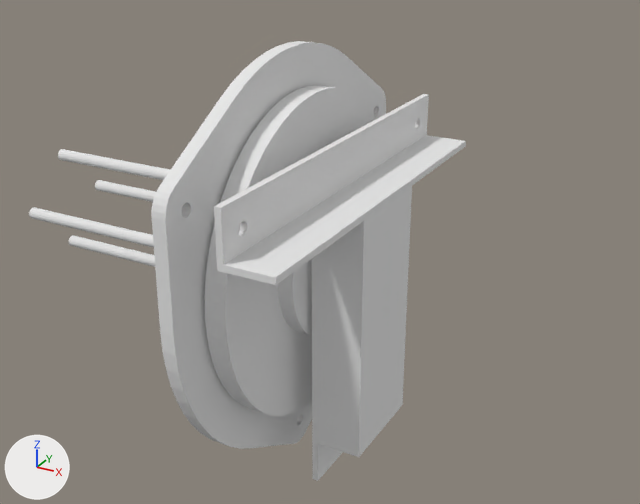
Renders of the OBJ model public/wind-turbine.obj from each side of a commit.
Camera for both pictures: a 50 mm camera at (398.0, -668.0, 337.0) aimed at (26.0, 8.0, -1.0). Every picture has the same lights, and +X, +Y and +Z are marked at lower left. Where no turn or scale is listed for an object, it has been applied to the vertices. Vertices at the same position are counted once.

Names of what the first picture shows: 'Alternator', 'Frame', 'Hub', 'Threads'.
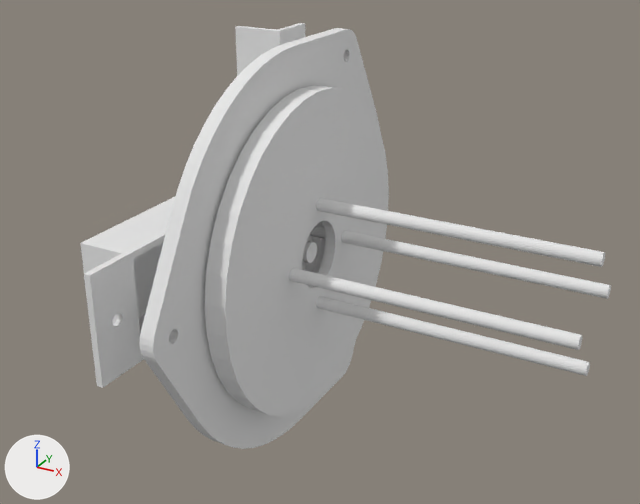
The edits, one by one:
me_alternator is used by ob_alternator; location (0.0, 0.0, 0.0).
me_alternator had 1518 vertices, 3488 faces and spanned x -30.0..30.0, y -192.0..192.0, z -217.0..192.0.
me_alternator now has 1274 vertices, 2896 faces and spans x -30.0..30.0, y -217.0..192.0, z -192.0..192.0.
me_alternator part 1: the loose piece of 342 vertices spanning x -6.0..6.0, y -192.0..192.0, z -217.0..192.0 is rebuilt with 342 vertices and now spans x -6.0..6.0, y -217.0..192.0, z -192.0..192.0.
me_alternator part 2: 172 vertices moved from x -30.0..30.0, y -154.0..154.0, z -154.0..154.0 to x -30.0..30.0, y -154.0..154.0, z -153.0..153.0; 546 vertices removed from x -30.0..30.0, y -155.0..155.0, z -154.0..154.0; 302 vertices added at x -30.0..30.0, y -154.0..154.0, z -153.0..153.0.
me_frame is used by ob_frame; location (0.0, 0.0, 0.0).
me_frame had 196 vertices, 404 faces and spanned x 50.0..100.0, y -190.0..190.0, z -218.0..115.0.
me_frame now has 196 vertices, 404 faces and spans x -100.0..-50.0, y -218.0..115.0, z -190.0..190.0.
me_frame part 3: the loose piece of 80 vertices spanning x 50.0..100.0, y -50.0..50.0, z -218.0..65.0 is multiplied about the mesh origin by the matrix ((-1.0, 0.0, 0.0), (0.0, 0.0, 1.0), (0.0, 1.0, 0.0)).
me_frame part 4: 116 of 196 vertices moved; they spanned x 50.0..100.0, y -190.0..190.0, z 65.0..115.0 and now span x -100.0..-50.0, y 65.0..115.0, z -190.0..190.0; mean shift (-108.0, 89.0, -89.0); largest move (56.0, -190.0, 115.0) -> (-56.0, 115.0, -190.0).
me_hub is used by ob_hub; location (0.0, 0.0, 0.0).
me_hub had 1561 vertices, 3150 faces and spanned x -22.0..92.0, y -75.0..75.0, z -75.0..75.0.
me_hub now has 1461 vertices, 2950 faces and spans x -92.0..22.0, y -75.0..75.0, z -75.0..75.0.
me_hub part 5: a new loose piece of 927 vertices spanning x -92.0..22.0, y -44.0..44.0, z -44.0..44.0, in mat_color_cccccc (white #e7e7e7).
me_hub part 6: 12 vertices moved within x 0.0, y -24.0..29.0, z -28.0..28.0; 622 vertices removed from x 0.0..74.0, y -75.0..75.0, z -75.0..75.0; 522 vertices added at x -74.0..0.0, y -75.0..75.0, z -75.0..75.0.
me_threads has 208 vertices, 400 faces and spans x -286.0..44.0, y -56.0..56.0, z -56.0..56.0.
me_threads is used by ob_threads; location (0.0, 0.0, 0.0).
me_threads part 7: the whole mesh is multiplied about the mesh origin by the matrix ((-1.0, 0.0, 0.0), (0.0, 0.0, 1.0), (0.0, 1.0, 0.0)).

Where the change shows, as pixel boxes (x1, y1, x2, y2) in the pictures (640 x 504 px; the box of a moved part takes in the faces that stretch with it):
'Alternator', reshaped (6% wider)
    before: (152, 41, 386, 449)
    after: (140, 28, 389, 449)
'Frame', reshaped (11% narrower)
    before: (214, 94, 466, 481)
    after: (80, 23, 305, 388)
'Threads', reshaped
    before: (29, 149, 310, 284)
    after: (289, 198, 611, 376)
part 1 of me_alternator, rebuilt
    before: (152, 41, 386, 449)
    after: (140, 28, 381, 449)
part 2 of me_alternator, moved or reshaped
    before: (205, 85, 376, 416)
    after: (205, 85, 389, 416)
part 3 of me_frame, moved or reshaped
    before: (312, 186, 412, 481)
    after: (80, 197, 175, 388)
part 4 of me_frame, moved or reshaped
    before: (214, 94, 466, 285)
    after: (235, 23, 305, 76)
part 5 of me_hub, added
    after: (302, 241, 317, 263)
part 6 of me_hub, moved or reshaped (not visible afterwards)
    before: (278, 259, 312, 335)
